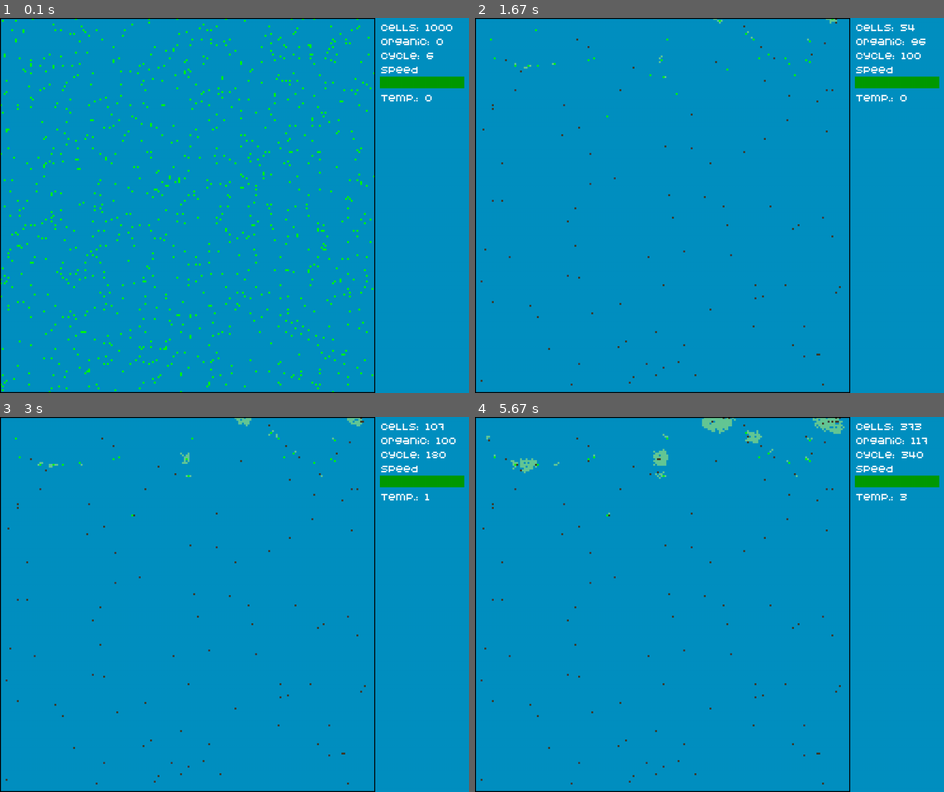
Above: before the commit, frames 1-4 (two rows, left to right).
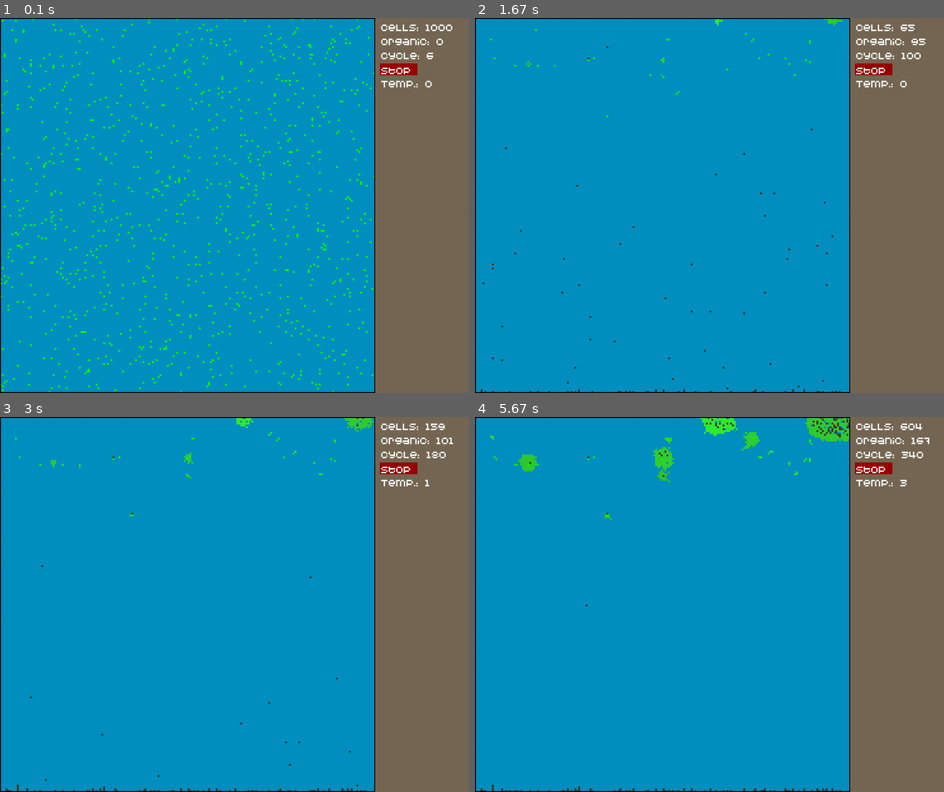
Above: after the commit, the same moments.

Repository: PilotOfAsuka/CellLabPython
Game: pygame game, started from main.py
Same seed, same stepped clock (60 frames per second), same inputs: the game is played once before the commit and once after it.
Inputs:
- Up to frame 1 (0.1 s): no input
- Up to frame 2 (1.67 s): hold Right 0.33-0.8 s; hold Up 0.83-1.3 s; hold Right from 1.33 s (still down)
- Up to frame 3 (3 s): release Right at 1.8 s; hold Left 1.83-2.37 s; hold Down 2.4-2.87 s; hold Left from 2.9 s (still down)
- Up to frame 4 (5.67 s): release Left at 3.37 s; hold Up 3.4-3.87 s; hold Right 3.9-4.53 s; hold Down 4.57-5.03 s; hold Left 5.07-5.53 s; hold Right from 5.57 s (still down)

The runs differ from the first frame. In frame 1, 20% of the frame differs, in the area x 80-100%, y 0-100%; in frame 2, 20%; in frame 3, 21%; in frame 4, 22%, in the area x 1-100%, y 0-100%.

Commit message:
Camera and Zoom beta :)

Diff:
--- a/app.py
+++ b/app.py
@@ -24,21 +24,21 @@
             if event.type == pygame.QUIT:
                 self.run = False
             gui.start_stop_button.handle_event(event)
+            gui.camera.handle_event(event)
 
     # Активация и отрисовка графической части окна
     def draw(self):
         self.screen.fill(colors.BKG_COLOR)
-        self.surface.draw_objs()
 
     # Основной цикл
     def loop(self):
         while self.run:
             self.event()
-            if gui.start_stop_button.click is False:
-                self.surface.check_iterated()
-                genome.temp, genome.sun_coord = func.weather_simulation(gui.count_of_cycle)
-                self.surface.update_surface()
+            self.gui.camera.update()
             self.draw()
+            self.surface.check_iterated()
+            genome.temp, genome.sun_coord = func.weather_simulation(gui.count_of_cycle)
+            self.surface.update_surface()
             self.gui.draw_gui()
             pygame.display.flip()
             main.clock.tick(60)  # FPS пока так топорно меняем скорость циклов
--- a/configs.py
+++ b/configs.py
@@ -14,6 +14,7 @@
 START_NUM_OF_CELL = 1000  # Стартовое число клеток при создании мира
 gen_size = 64  # Размер гена
 
+
 world_size = math.sqrt(height**2 + (width - gui_offset)**2)
 # Кортеж направлений
 move_directions = (
@@ -26,3 +27,47 @@
     (-1, 0),  # Влево 6
     (-1, -1)  # Влево и вверх 7
 )
+
+
+class Camera:
+    def __init__(self, wd, hd):
+        self.cam = pygame.Rect(0, 0, width-200, height)
+        self.scale = 1
+        self.wd = wd
+        self.hd = hd
+        self.x_offset = 0
+        self.y_offset = 0
+
+    def update(self):
+        # Обновление камеры
+        self.cam.width = int((width-200) * self.scale)
+        self.cam.height = int(height * self.scale)
+
+        # Ограничение масштаба
+        if self.cam.width < self.wd - 200:
+            self.cam.width = self.wd - 200
+        if self.cam.height < self.hd:
+            self.cam.height = self.hd
+
+    def handle_event(self, event):
+        event = event
+        if event.type == pygame.KEYDOWN:
+            if event.key == pygame.K_PLUS or event.key == pygame.K_EQUALS:
+                self.scale = self.scale + 1 if -1 < self.scale + 1 < 4 else self.scale
+                print(self.scale)
+            elif event.key == pygame.K_MINUS:
+                self.scale = self.scale - 1 if 0 < self.scale - 1 < 4 else self.scale
+                print(self.scale)
+
+            elif event.key == pygame.K_LEFT:
+                self.x_offset = self.x_offset + CELL_SIZE if 0 < self.x_offset < (GRID_SIZE_W//self.scale) else self.x_offset
+                pass
+            elif event.key == pygame.K_UP:
+                self.y_offset = self.y_offset + CELL_SIZE if 0 < self.y_offset < (GRID_SIZE_H//self.scale) else self.y_offset
+                pass
+            elif event.key == pygame.K_RIGHT:
+                self.x_offset = self.x_offset - CELL_SIZE if 0 < self.x_offset < (GRID_SIZE_W//self.scale) else self.x_offset
+                pass
+            elif event.key == pygame.K_DOWN:
+                self.y_offset = self.y_offset - CELL_SIZE if 0 < self.x_offset < (GRID_SIZE_H//self.scale) else self.y_offset
+                pass
--- a/func.py
+++ b/func.py
@@ -3,6 +3,7 @@
 import pygame
 import numpy as np
 import math
+import gui
 
 
 # Здесь можно хранить одиночные функции
@@ -44,15 +45,17 @@
     Mutation_chance = шанс мутации
     new_genome = новое значение
     """
-    for i in range(len(genome)):
-        if random.random() < mutation_chance:
-            genome[i] = new_genome  # Новое значение гена
+    i = random.randint(0, 63)
+    if random.random() < mutation_chance:
+        genome[i] = new_genome  # Новое значение гена
 
 
 # Функция отрисовки объектов
 def draw_obj(obj):
     x, y = obj.position
-    rect = pygame.Rect(x * cfg.CELL_SIZE, y * cfg.CELL_SIZE, cfg.CELL_SIZE, cfg.CELL_SIZE)
+    rect = pygame.Rect((x + gui.camera.x_offset) * (cfg.CELL_SIZE * gui.camera.scale),
+                       (y + gui.camera.y_offset) * (cfg.CELL_SIZE * gui.camera.scale),
+                       cfg.CELL_SIZE * gui.camera.scale, cfg.CELL_SIZE * gui.camera.scale)
     pygame.draw.rect(cfg.screen, obj.color, rect)
 
 
--- a/genome.py
+++ b/genome.py
@@ -7,9 +7,8 @@
 food_values = {
     'cell_thinks': {'min': 50, 'max': 30},  # Зависит от температуры
     'photosynthesis': {'min': 100, 'max': -50},  # Зависит от расстояния до солнца
-    'predator_thinks': {'min':  10, 'max': 5},  # Зависит от температуры
+    'predator_thinks': {'min':  50, 'max': 5},  # Зависит от температуры
     'predator_move': {'min': 10, 'max': 5},  # Зависит от температуры
-    'cell_move': {'min': 10, 'max': 5},  # Зависит от температуры
 }
 
 temp, sun_coord = 0, (0, 0)
@@ -17,7 +16,7 @@
 
 
 class BotGenome:
-    def __init__(self, food=500, x=0, y=0, color=(148, 255, 204), genome=None):
+    def __init__(self, food=500, x=0, y=0, color=(50, 255, 50), genome=None):
         # Инициализация генома с заданным размером
         self.genome = [random.randint(0, 63) for _ in range(cfg.gen_size)] if genome is None else genome
         self.ptr = 0  # УТК (указатель текущей команды)
@@ -211,7 +210,7 @@
             food = surface.world_grid[new_y][new_x]
 
             move_cell(self, x, y, new_x, new_y)
-            #ßfunc.mutate_genome_new(self.genome, 0.1, food.genome_number)
+            #func.mutate_genome_new(self.genome, 0.1, food.genome_number)
             self.food += food.food  # Логика расхода энергии
 
             # Перемещаем УТК
@@ -276,22 +275,26 @@
             x, y = self.position
             # Удаление бота из сетки если Нет свободных позиций для размножения
             surface.world_grid[y][x] = None
-
+            if random.random() < 0.1:
+                # С шансом 10 процентов после смерти бота появляется органика (Если нет места для размножения)
+                surface.world_grid[y][x] = objs.Food(x=x, y=y, food=300,
+                                                     genome_number=self_get_index_of_bias(self, 1, 64),
+                                                     color=get_colors_bias(self, 67, 117, 54,
+                                                                           104, 34, 84)
+                                                     )
             return
 
         # Выбираем случайную свободную позицию для нового бота
-        x, y = random.choice(free_positions)
-
+        index_free_pos = self_get_index_of_bias(self, 1, len(free_positions))
+        x, y = free_positions[index_free_pos]
         # Копируем геном родителя
         new_genome = self.genome.copy()
 
         # Проводим мутацию в геноме
-        func.mutate_genome(new_genome)
+        func.mutate_genome_new(new_genome, 0.10, random.randint(0, 63))
 
         # Создаем нового бота с мутированным геномом
-        new_color = get_colors_bias(self,100, 148,
-                                    200, 255,
-                                    150, 204)  # Смещаем цвета
+        new_color = (50, 192 + self.genome[0], 50)  # Смещаем цвета
 
         if self.count_of_reproduce == 10 and self_get_index_of_bias(self, step=2, len_of_number=2) == 1:
             new_bot = Predator(food=self.food // 2, x=x, y=y,
--- a/gui.py
+++ b/gui.py
@@ -38,9 +38,13 @@
 class Button:
     def __init__(self, x, y, w, h):
         self.rect = pygame.Rect(x, y, w, h)
-        self.click = False
+        self.click = True
         self.stop_color = (0, 155, 0)
         self.start_color = (155, 0, 0)
+        self.clicked_text = 'Stop'
+        self.non_clicked_text = 'Play'
+        self.x = x
+        self.y = y
 
     def handle_event(self, event):
         if event.type == pygame.MOUSEBUTTONDOWN and self.rect.collidepoint(event.pos):
@@ -52,8 +56,12 @@
     def draw(self, screen):
         if self.click is True:
             pygame.draw.rect(screen, self.start_color, self.rect)
+            count_text = main.font.render(self.clicked_text, True, c.WHITE)
+            cfg.screen.blit(count_text, (self.x, self.y - 5))
         else:
             pygame.draw.rect(screen, self.stop_color, self.rect)
+            count_text = main.font.render(self.non_clicked_text, True, c.WHITE)
+            cfg.screen.blit(count_text, (self.x, self.y - 6))
 
 
 gui_offset_x, gui_offset_y = 10, 0  # Отступы от края ГУИ
@@ -62,14 +70,19 @@
 count_of_food = 0  # Счетчик кол-во органики
 count_of_cycle = 0  # Счетчик кол-во циклов
 
+camera = cfg.Camera(cfg.width-200, cfg.height)
 
-start_stop_button = Button(cfg.width - cfg.gui_offset + gui_offset_x, gui_offset_y + 5 + line_text_offset *
-                      4, 180, 25)
+start_stop_button = Button(cfg.width - cfg.gui_offset + gui_offset_x, gui_offset_y + 7 + line_text_offset *
+                      3, 80, 25)
 
 
 def draw_text(text, var, x, y):
     count_text = main.font.render(text + " " + str(var), True, c.WHITE)
     cfg.screen.blit(count_text, (x, y))
+
+def draw_gui_rect(screen):
+    rect = pygame.Rect(cfg.width - 200, 0, 200, cfg.height)
+    pygame.draw.rect(screen, (117, 104, 84), rect)
 
 
 def draw_border():
@@ -78,6 +91,7 @@
 
 
 def draw_gui():
+    draw_gui_rect(cfg.screen)
     # Отрисовка текста кол-ва клеток
     draw_text("Cells:", count_of_cell, cfg.width - cfg.gui_offset + gui_offset_x, gui_offset_y)
     # Отрисовка текста кол-ва органики
@@ -85,7 +99,6 @@
     # Отрисовка текста кол-ва циклов
     draw_text("Cycle:", count_of_cycle, cfg.width - cfg.gui_offset + gui_offset_x, gui_offset_y + line_text_offset * 2)
     # Отрисовка текста "Скорость"
-    draw_text("Speed", "", cfg.width - cfg.gui_offset + gui_offset_x, gui_offset_y + line_text_offset * 3)
-    draw_text("Temp.:", genome.temp, cfg.width - cfg.gui_offset + gui_offset_x, gui_offset_y + line_text_offset * 5)
+    draw_text("Temp.:", genome.temp, cfg.width - cfg.gui_offset + gui_offset_x, gui_offset_y + line_text_offset * 4)
     draw_border()
     start_stop_button.draw(cfg.screen)
--- a/main.py
+++ b/main.py
@@ -1,6 +1,7 @@
 # ИмПоРтЫ
 import pygame
 import app
+import configs as cfg
 
 # Инициализация Pygame
 pygame.init()
@@ -8,6 +9,7 @@
 pygame.font.init()
 font = pygame.font.Font("font/REDENSEK.TTF", 35)  # Выберите подходящий шрифт и размер
 
+
 # Main.py :D
 if __name__ == "__main__":
     app = app.App()
--- a/objects.py
+++ b/objects.py
@@ -13,21 +13,21 @@
         self.position = x, y
         self.count_of_cycle = 0
         self.genome_number = genome_number
+        self.iterated = False
 
     def move(self):
 
         x, y = self.position
         new_y = y + 1 if -1 < y + 1 < cfg.GRID_SIZE_H else y
-        print(f'OBJ:{self}Old:x={x}, y={y}. new:x={x}, y={new_y}')
 
         if (not isinstance(surface.world_grid[new_y][x], Food) and
                 not isinstance(surface.world_grid[new_y][x], genome.BotGenome)):
-
-            # Освобождаем текущую позицию
-            surface.world_grid[y][x] = None
-            # Перемещаем бота на новую позицию
-            surface.world_grid[new_y][x] = self
-            self.position = x, new_y
+            if gui.count_of_cycle % 1 == 0:
+                # Освобождаем текущую позицию
+                surface.world_grid[y][x] = None
+                # Перемещаем бота на новую позицию
+                surface.world_grid[new_y][x] = self
+                self.position = x, new_y
         pass
 
     def check_death(self):
--- a/surface.py
+++ b/surface.py
@@ -1,9 +1,8 @@
-import configs as cfg
 import genome
 import func
 import objects as objs
 import gui
-from itertools import product
+import configs as cfg
 
 # Инициализация двумерного массива мира
 world_grid = [[None for _ in range(cfg.GRID_SIZE_W)] for _ in range(cfg.GRID_SIZE_H)]  # Мир в котором живут клетки
@@ -11,36 +10,30 @@
 
 # Класс Surface определяет мир или же поверхность для отрисовки
 class Surface:
-    # Функция отрисовки объектов на Surface
+
+    # Функция обновления объектов в мире
     @staticmethod
-    def draw_objs():
+    def update_surface():
+        if gui.start_stop_button.click is True:
+            gui.count_of_cycle += 1
         gui.count_of_cell = 0
         gui.count_of_food = 0
         for y in range(cfg.GRID_SIZE_H):
             for x in range(cfg.GRID_SIZE_W):
                 obj = world_grid[y][x]
-                if isinstance(obj, genome.BotGenome):
-                    func.draw_obj(obj)
-                    gui.count_of_cell += 1
-                elif isinstance(obj, objs.Food):
-                    gui.count_of_food += 1
-                    func.draw_obj(obj)
-
-    # Функция обновления объектов в мире
-    @staticmethod
-    def update_surface():
-        gui.count_of_cycle += 1
-        for y in range(cfg.GRID_SIZE_H):
-            for x in range(cfg.GRID_SIZE_W):
-                obj = world_grid[y][x]
                 if obj and not obj.iterated:  # Проверяем, не прошел ли объект уже итерацию
                     if isinstance(obj, genome.BotGenome):
-                        obj.execute_genome()
+                        if gui.start_stop_button.click is True:
+                            obj.execute_genome()
+                        func.draw_obj(obj)
+                        gui.count_of_cell += 1
                     elif isinstance(obj, objs.Food):
-                        obj.count_of_cycle += 1
-                        obj.check_death()
-                        if gui.count_of_cycle % 500 == 0:
+                        if gui.start_stop_button.click is True:
+                            obj.count_of_cycle += 1
+                            obj.check_death()
                             obj.move()
+                        gui.count_of_food += 1
+                        func.draw_obj(obj)
                     obj.iterated = True  # Устанавливаем флаг, что объект уже прошел итерацию
 
     @staticmethod
@@ -60,4 +53,5 @@
                 if obj:
                     obj.iterated = False
 
+
 Surface.init_cells()
